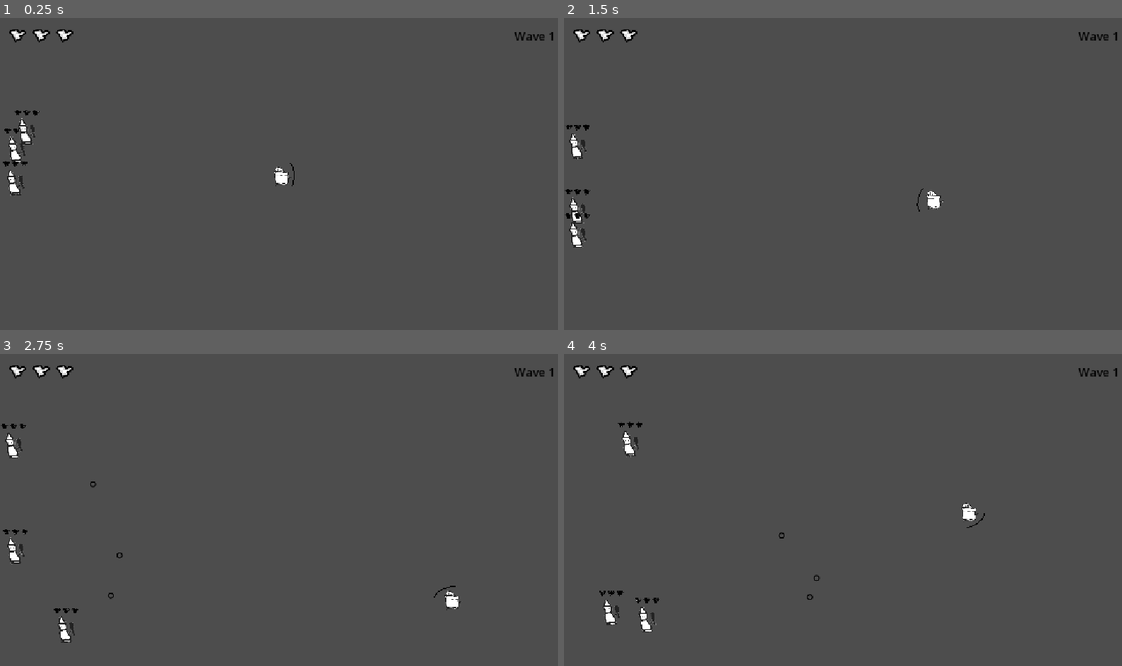
Above: before the commit, frames 1-4 (two rows, left to right).
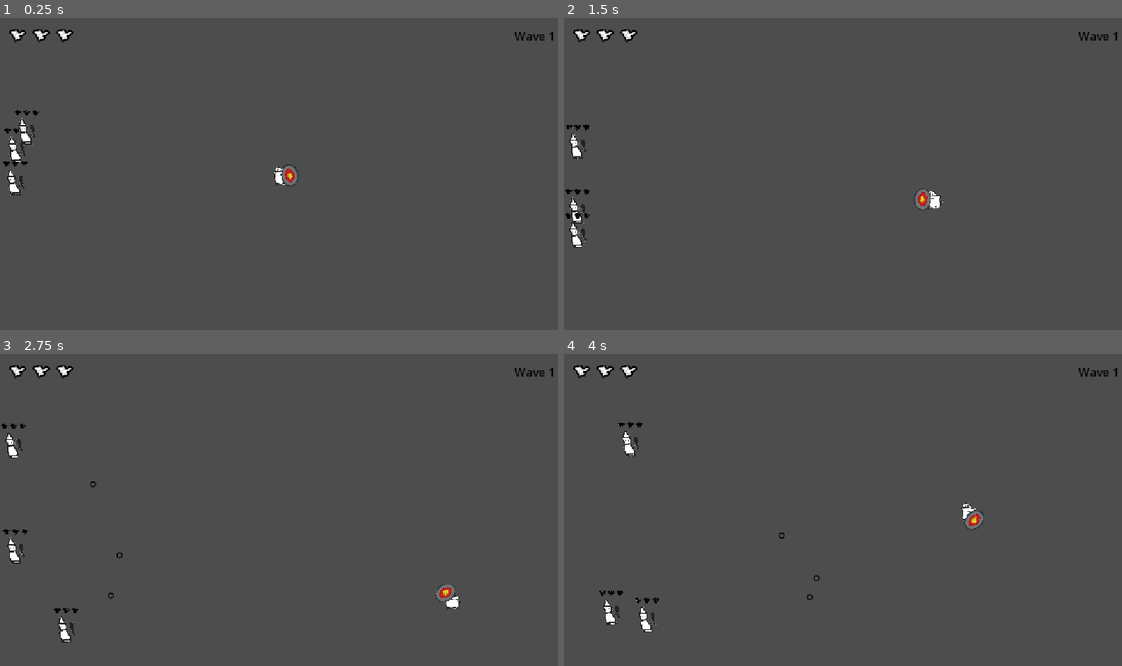
Above: after the commit, the same moments.

Repository: Tylerr-D/bonc
Game: Godot game, scene res://main.tscn
The game is run twice, just before and just after one commit, with the same random seed, the same clock (stepped at 60 frames per second) and the same inputs.
Inputs (mouse positions are in pixels of both pictures, inside the frame that each line leads up to):
- Up to frame 1 (0.25 s): no input
- Up to frame 2 (1.5 s): move the mouse to (971, 161) at 0.52 s; hold D (move_right) 0.53-1.28 s; move the mouse to (731, 192) at 1.27 s; hold S (move_down) from 1.28 s (still down)
- Up to frame 3 (2.75 s): move the mouse to (340, 441) at 2.02 s; release S (move_down) at 2.03 s; hold D (move_right) from 2.03 s (still down)
- Up to frame 4 (4 s): move the mouse to (820, 575) at 2.77 s; release D (move_right) at 2.78 s; hold W (move_up) 2.78-3.53 s; move the mouse to (1015, 559) at 3.52 s; hold A (move_left) from 3.53 s (still down)

The runs differ from the first frame. In frame 1, 0.2% of the frame differs, in the area x 50-54%, y 46-55%; in frame 2, 0.2%; in frame 3, 0.2%; in frame 4, 0.2%.

Commit message:
imported some assets and some improving

Diff:
--- a/player.tscn
+++ b/player.tscn
@@ -2,9 +2,10 @@
 
 [ext_resource type="Script" uid="uid://d2led8tf2rirr" path="res://player.gd" id="1"]
 [ext_resource type="Texture2D" uid="uid://d2e7vb7isma2u" path="res://player.png" id="2"]
+[ext_resource type="Texture2D" uid="uid://dmknkyqjmudj3" path="res://shield.png" id="3"]
 
 [sub_resource type="RectangleShape2D" id="RectangleShape2D_player"]
-size = Vector2(32, 32)
+size = Vector2(41, 41)
 
 [node name="Player" type="CharacterBody2D" unique_id=1393142947]
 script = ExtResource("1")
@@ -14,7 +15,7 @@
 texture = ExtResource("2")
 
 [node name="CollisionShape2D" type="CollisionShape2D" parent="." unique_id=146804424]
-position = Vector2(1, 2)
+position = Vector2(-0.5, 0.5)
 shape = SubResource("RectangleShape2D_player")
 
 [node name="ShieldPivot" type="Node2D" parent="." unique_id=820856167]
@@ -22,7 +23,13 @@
 
 [node name="Shield" type="Line2D" parent="ShieldPivot" unique_id=1218419070]
 position = Vector2(-26, 0)
-points = PackedVector2Array(7, -24, 4, -21, 0, -12, -3, -2, -4, 12, -2, 18, 1, 24)
-width = 2.0
+points = PackedVector2Array(-1, -21, 4, -21, -1.007309, -7.4087067, -3, -2, -3, -2, -4, 12, -2, 18, 1, 24)
+width = 0.0
 default_color = Color(0, 0, 0, 1)
 antialiased = true
+
+[node name="Sprite2D" type="Sprite2D" parent="ShieldPivot/Shield" unique_id=229239079]
+texture_filter = 1
+position = Vector2(6.0000005, -0.99999994)
+scale = Vector2(0.1, 0.1)
+texture = ExtResource("3")
--- a/project.godot
+++ b/project.godot
@@ -14,6 +14,10 @@
 run/main_scene="res://main.tscn"
 config/features=PackedStringArray("4.7", "GL Compatibility")
 config/icon="res://icon.svg"
+
+[audio]
+
+buses/default_bus_layout=""
 
 [display]
 
Binary file added: Dungeon_Tileset.png
Not shown, added: Dungeon_Tileset.png.import
Binary file added: shield.png
Not shown, added: shield.png.import
